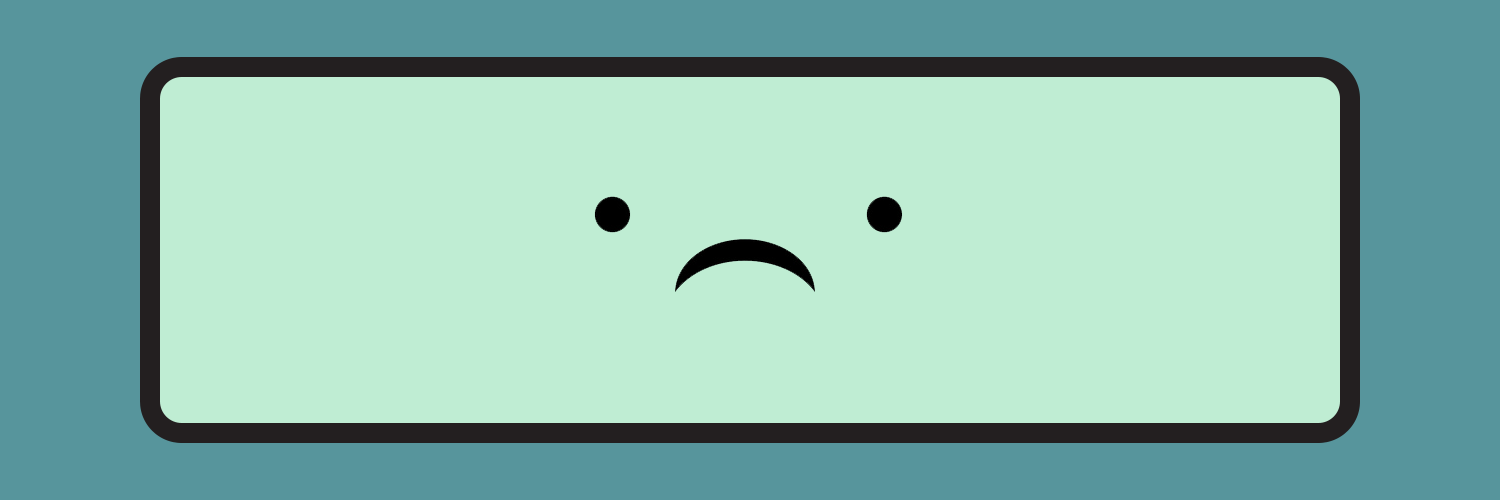
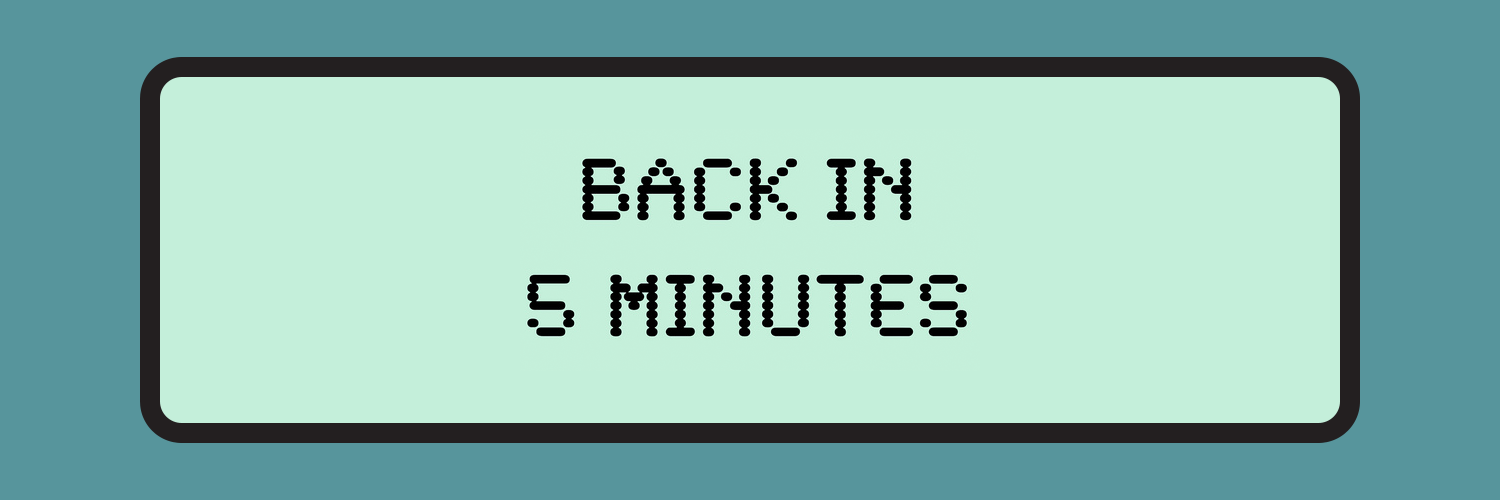
Two versions of the same layered image (1500x500). Layer-by-layer changes:
added layer "Layer 3" above "Layer 2" over [520, 129, 980, 371]
hid "Layer 2" over [594, 196, 903, 292]
painted on "Rounded Rectangle 1" over [160, 77, 1340, 423]
